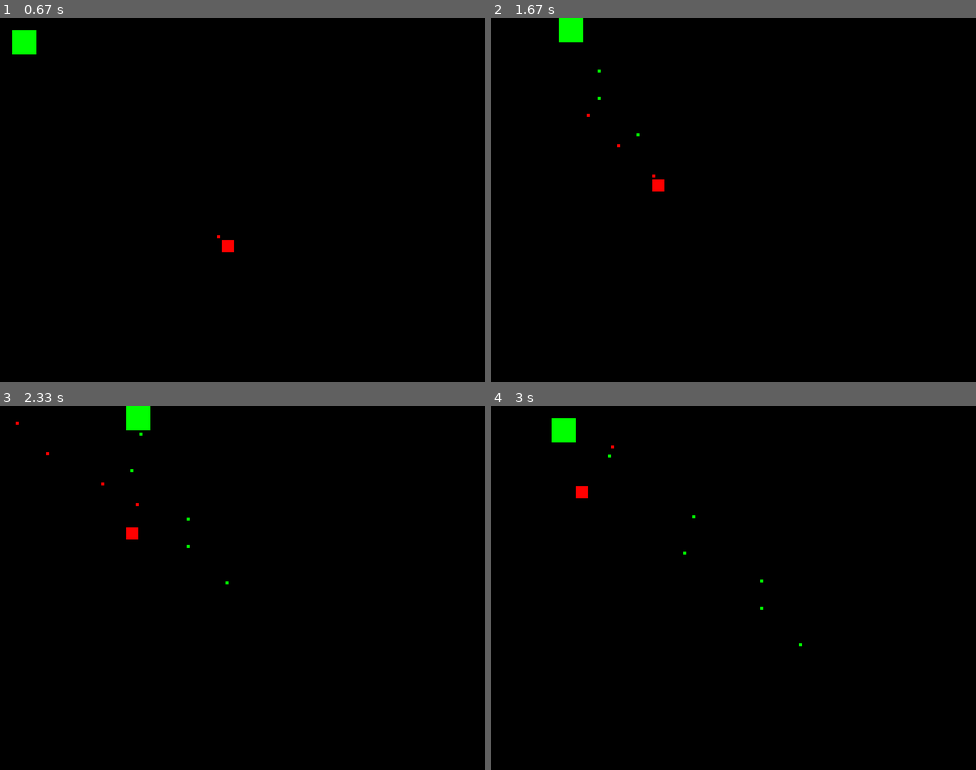
Above: before the commit, frames 1-4 (two rows, left to right).
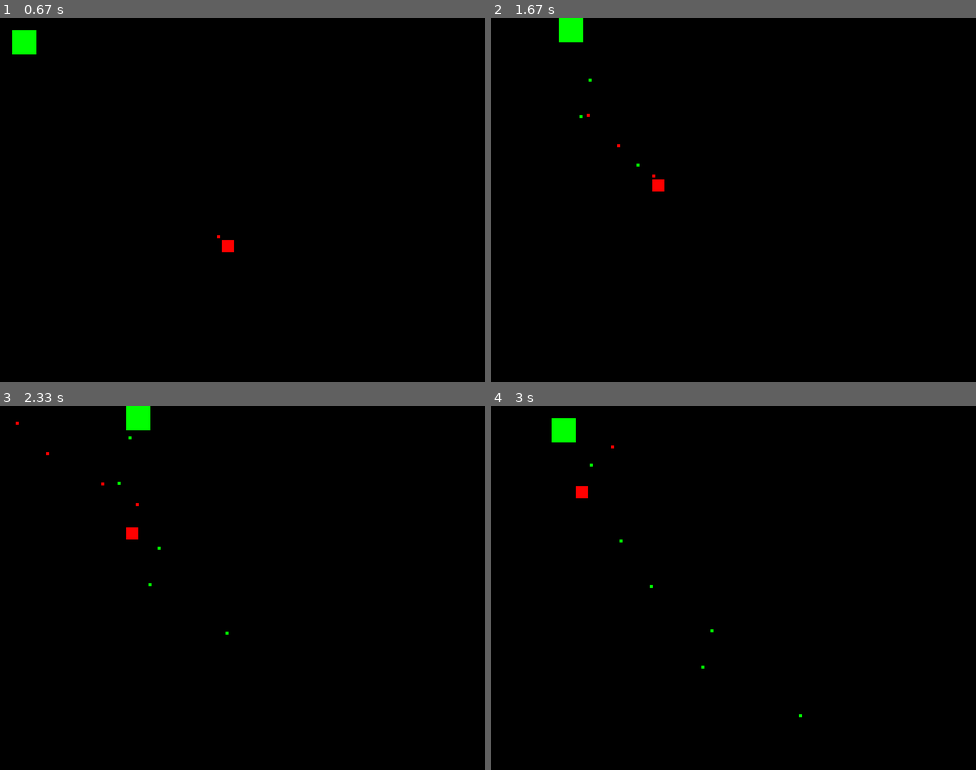
Above: after the commit, the same moments.

Repository: dracek/uuPyGame
Game: pygame game, started from main.py
Same seed, same stepped clock (60 frames per second), same inputs: the game is played once before the commit and once after it.
Inputs:
- Up to frame 1 (0.67 s): tap 1 at 0.33 s
- Up to frame 2 (1.67 s): tap Space at 0.67, 1.07, 1.37, 1.57 s; hold D 1-1.47 s; hold W from 1.5 s (still down)
- Up to frame 3 (2.33 s): release W at 1.8 s; hold D 1.83-2.3 s; tap Space at 1.9, 2.2 s
- Up to frame 4 (3 s): hold A 2.33-2.87 s; tap Space at 2.4, 2.7, 2.97 s; hold S from 2.9 s (still down)

Frame 1 is identical in both runs. In frame 2, less than 0.1% of the frame differs, in the area x 18-31%, y 14-41%; in frame 3, less than 0.1%; in frame 4, less than 0.1%, in the area x 20-65%, y 13-86%.

Commit message:
aim (#9)

Diff:
--- a/game.py
+++ b/game.py
@@ -30,6 +30,7 @@
 
         self.npc_last_shot_times = {}
         self.npc_shoot_cooldown = 500
+
 
     def try_npc_shoot(self, npc):
         now = pygame.time.get_ticks()
--- a/npc.py
+++ b/npc.py
@@ -8,6 +8,7 @@
     """NPC common class"""
     def __init__(self, x, y):
         self.rect = pygame.Rect(x, y, 20, 20)
+
 
     def update(self, **kwargs):
         """Updates self position according to players"""
@@ -26,11 +27,6 @@
     def get_shot_target(self, players):
         return self.find_closest_player(self, players)
 
-   # def shoot(self, target):
-   #     bullet = Bullet(self.rect.centerx, self.rect.centery,
-   #                     target.rect.centerx, target.rect.centery,
-   #                     color=(255, 0, 0))
-   #     self.bullets.append(bullet)
 
     def draw(self, screen):
         """Draws itself"""
--- a/player.py
+++ b/player.py
@@ -1,5 +1,5 @@
 """Player module"""
-
+import math
 import pygame
 
 from config import PLAYER_WIDTH, PLAYER_HEIGHT, PLAYER_SPEED, SCREEN_WIDTH, SCREEN_HEIGHT
@@ -19,6 +19,7 @@
         self.speed = PLAYER_SPEED
         self.is_moving = False
         self.facing = Facing.RIGHT
+
 
         self.shoot_cooldown = 250
         self.last_shot_time = pygame.time.get_ticks()
@@ -59,21 +60,38 @@
         self.rect.x = min(self.rect.x, SCREEN_WIDTH - PLAYER_WIDTH)
         self.rect.y = min(self.rect.y, SCREEN_HEIGHT - PLAYER_HEIGHT)
 
+    def distance(self, rect1, rect2):
+        """Helper function for distance computing"""
+        return math.hypot(rect1.x - rect2.x, rect1.y - rect2.y)
+
+    def find_closest_npc(self, npcs):
+        closest = None
+        min_dist = float('inf')
+
+        for npc in npcs:
+            dist = self.distance(self.rect, npc.rect)
+            if dist < min_dist:
+                min_dist = dist
+                closest = npc
+
+        return closest
+
 
     def shoot(self, npcs):
         """Try to shoot, does not fire in cooldown"""
 
         now = pygame.time.get_ticks()
+        if now - self.last_shot_time >= self.shoot_cooldown:
+            target = self.find_closest_npc(npcs)
+            if target is None:
+                return None
 
-        if now - self.last_shot_time >= self.shoot_cooldown:
-
-            #if target_pos is None:# todo targetting here.
-            target_pos = (400, 300)
-
+            target_pos = (target.rect.centerx, target.rect.centery)
             bullet = Bullet(self.rect.centerx, self.rect.centery, *target_pos, color=self.color)
             self.last_shot_time = now
             return bullet
 
+
     def draw(self, screen):
         """Draws itself"""
         pygame.draw.rect(screen, self.color, self.rect)
